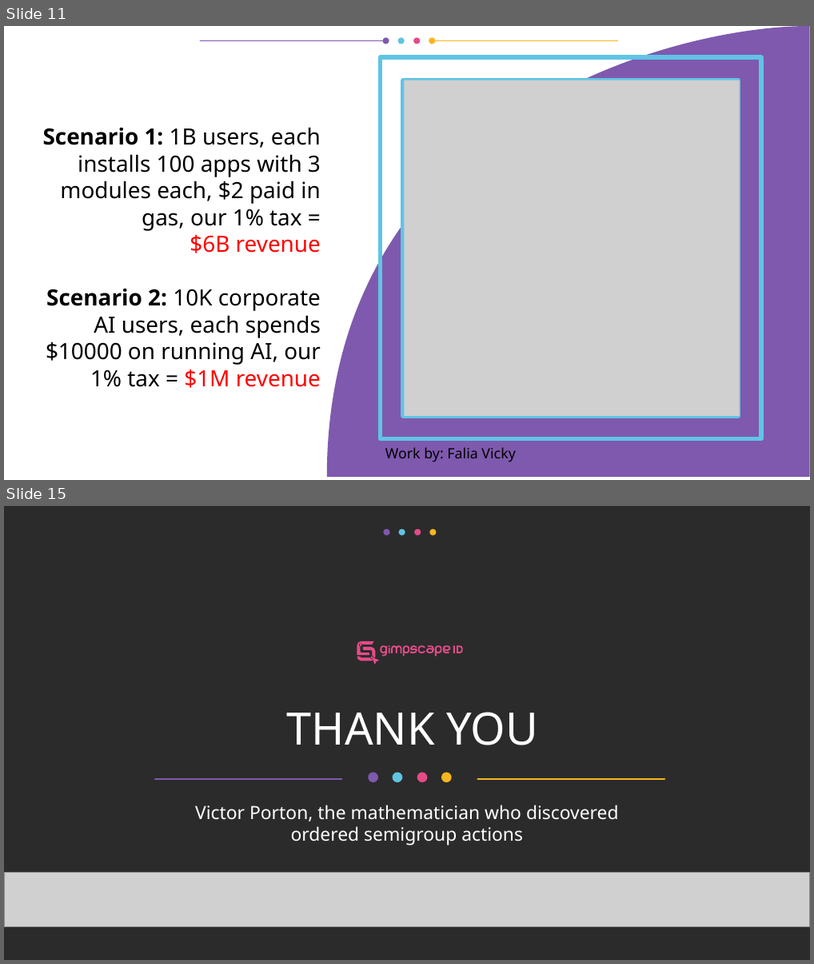
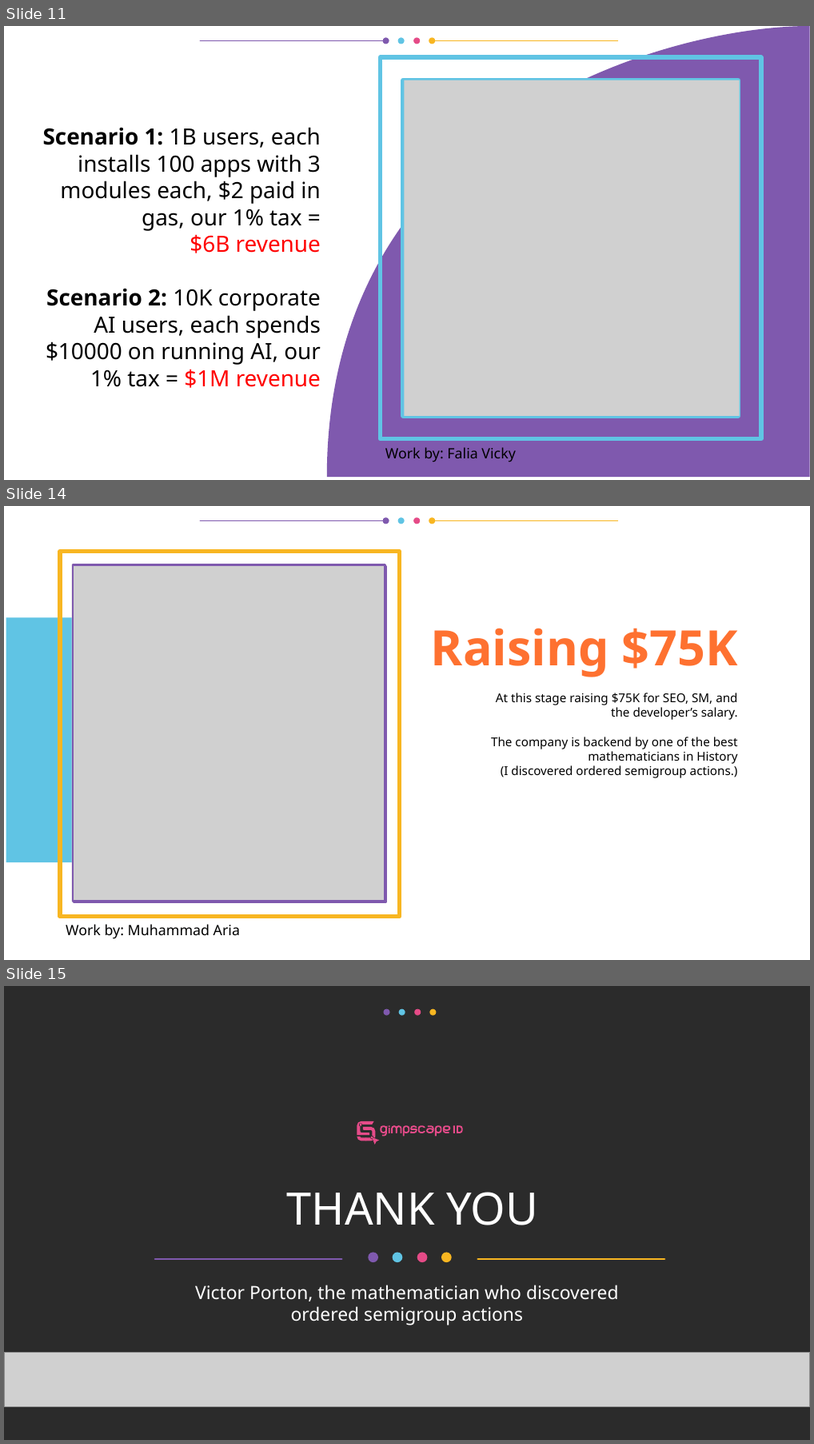
Before and after one commit to vporton/icp-package-manager, a slide deck: docs/presentation.odp. Shown one above the other, each under a label of ours: slides 11 and 15 before the commit, slides 11, 14 and 15 after it; the slides between them are not shown. The pictures are 814x964 and 814x1444 pixels, drawn with LibreOffice and Linux fonts; fonts in the diff are those of the drawing; grey boxes stand for pictures; background and template pictures are left out; a plain dark background stands for a picture behind light text. Boxes give left, top, right and bottom in pixels: in the first picture for what was removed or moved away, otherwise in the second. Text is boxed around its words. In the diff, an @@ line names an element or a change of style, - is before the commit and + after.

```diff
--- a/docs/presentation.odp
+++ b/docs/presentation.odp
@@ slide 14 added at (4, 506, 810, 960), background #FFFFFF; not listed: 2 template elements that a slide beside it also shows @@
@@ group added at (383, 518, 436, 524): 4 freeform shapes @@
@@ freeform shape added at (60, 552, 400, 916), outline #F8B622 4.14 pt @@
@@ picture added at (72, 564, 386, 902) @@
@@ freeform shape added at (73, 564, 386, 900), fill #FFFFFF at 98% opacity @@
@@ freeform shape added at (73, 564, 386, 900), outline #7F59AE 1.81 pt @@
@@ freeform shape added at (74, 566, 386, 902), outline #7F59AE 1.81 pt @@
@@ freeform shape added at (79, 572, 378, 894), outline #F8B622 4.14 pt @@
@@ freeform shape added at (80, 573, 379, 896), outline #F8B622 4.14 pt @@
@@ freeform shape added at (6, 618, 266, 862), fill #60C4E4 @@
@@ title added at (431, 628, 738, 677), 48 pt, text #FE7130, bold @@
+Raising $75K
@@ title added at (491, 692, 738, 778), 12 pt, text #000000 @@
+At this stage raising $75K for SEO, SM, and the developer’s salary.
+The company is backend by one of the best mathematicians in History
+(I discovered ordered semigroup actions.)
@@ text added at (66, 924, 240, 939), 14 pt, text #000000 @@
+Work by: Muhammad Aria
```
Also in this commit, not shown: 4 slides changed, 4 other slides added, 5 slides removed.
